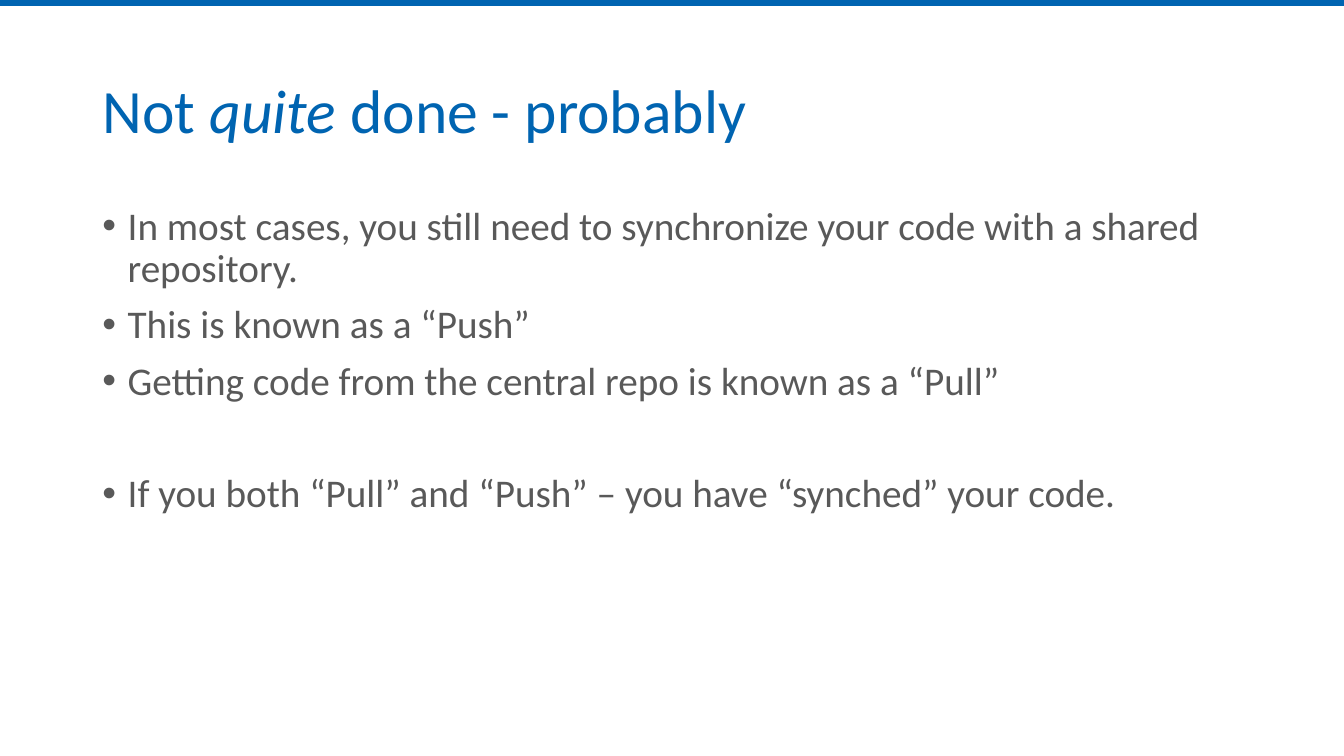
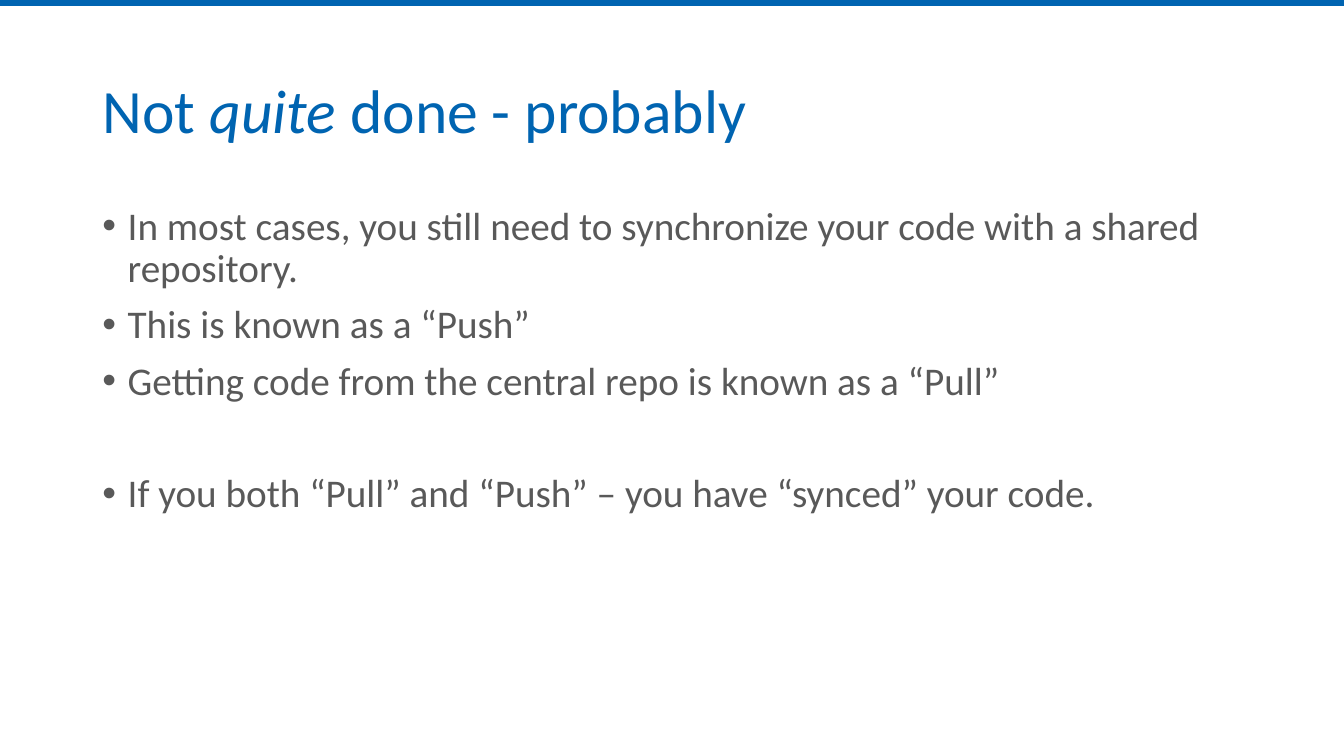
Before and after one commit to jmreynolds/Git-For-Normal-Developers, a slide deck: slide 14 of Slides/Git for the Normal Developer.pptx (slide 13 before the commit). Drawn at 1344x756 pixels with LibreOffice and Linux fonts; fonts in the diff are those of the drawing; background and template pictures are left out. Boxes give left, top, right and bottom in pixels: in the first picture for what was removed or moved away, otherwise in the second. Text is boxed around its words. In the diff, an @@ line names an element or a change of style, - is before the commit and + after.

Commit message:
edit slides

```diff
--- a/Slides/Git for the Normal Developer.pptx
+++ b/Slides/Git for the Normal Developer.pptx
@@ text at <box>128,479,1095,514</box>: text changed @@
-• If you both “Pull” and “Push” – you have “synched” your code.
+• If you both “Pull” and “Push” – you have “synced” your code.
```
Also in this commit, not shown: 1 other slide changed, 1 slide added.
